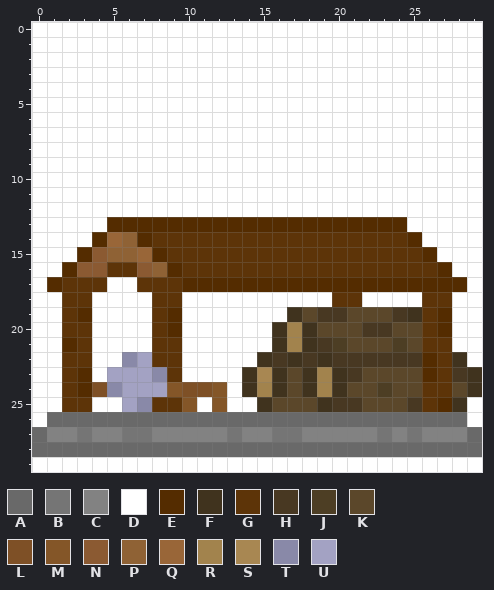
A pixel-art sprite gets an edit: assets/sawmill.png. Above, as it was before the edit.
The file is 30x30 pixels. Colours within 5 levels of each other are drawn and written as one.
Palette (. is transparent): A #696969  B #757575  C #828282  D #ffffff  E #542c00  F #40331e  G #5d3408  H #483822  J #4d3e24  K #5b472a  L #7e5026  M #845628  N #8b5a32  P #8f6235  Q #996638  R #a2834d  S #a88752  T #8989a8  U #a3a2c3
Pixels before, first column x 0:
 0 DDDDDDDDDDDDDDDDDDDDDDDDDDDDDD
 1 DDDDDDDDDDDDDDDDDDDDDDDDDDDDDD
 2 DDDDDDDDDDDDDDDDDDDDDDDDDDDDDD
 3 DDDDDDDDDDDDDDDDDDDDDDDDDDDDDD
 4 DDDDDDDDDDDDDDDDDDDDDDDDDDDDDD
 5 DDDDDDDDDDDDDDDDDDDDDDDDDDDDDD
 6 DDDDDDDDDDDDDDDDDDDDDDDDDDDDDD
 7 DDDDDDDDDDDDDDDDDDDDDDDDDDDDDD
 8 DDDDDDDDDDDDDDDDDDDDDDDDDDDDDD
 9 DDDDDDDDDDDDDDDDDDDDDDDDDDDDDD
10 DDDDDDDDDDDDDDDDDDDDDDDDDDDDDD
11 DDDDDDDDDDDDDDDDDDDDDDDDDDDDDD
12 DDDDDDDDDDDDDDDDDDDDDDDDDDDDDD
13 DDDDDEEEEEEEEEEEEEEEEEEEEDDDDD
14 DDDDEQPEGGGGGGGGGGGGGGGGGEDDDD
15 DDDENPPQEGGGGGGGGGGGGGGGGGEDDD
16 DDENNGGNPEGGGGGGGGGGGGGGGGGEDD
17 DEGGGDDGGGEEEEEEEEEEEEEEEEEEED
18 DDGGDDDDGGDDDDDDDDDDGGDDDDGGDD
19 DDGEDDDDGEDDDDDDDFKHHKKKHFGEDD
20 DDGGDDDDGEDDDDDDFRFKKKHHKKGEDD
21 DDEGDDDDGGDDDDDDFRFHJKKKJKGGDD
22 DDGGDDTUGGDDDDDFHFHFHHHHHHEGFD
23 DDGEDUUUTGDDDDFSFKFRFHKKKKEGHF
24 DDGELTUUUMLLMDFRFKFRFKKJKKGGKF
25 DDGGDDUTGGMDMDDFKKKFHHKKKHGEFD
26 DAAAAAAAAAAAAAAAAAAAAAAAAAAAAD
27 ACCBCCBBCCCCCBCCBBCCCCCBCBCCCA
28 AAAAAAAAAAAAAAAAAAAAAAAAAAAAAA
29 DDDDDDDDDDDDDDDDDDDDDDDDDDDDDD
The same view after the edit:
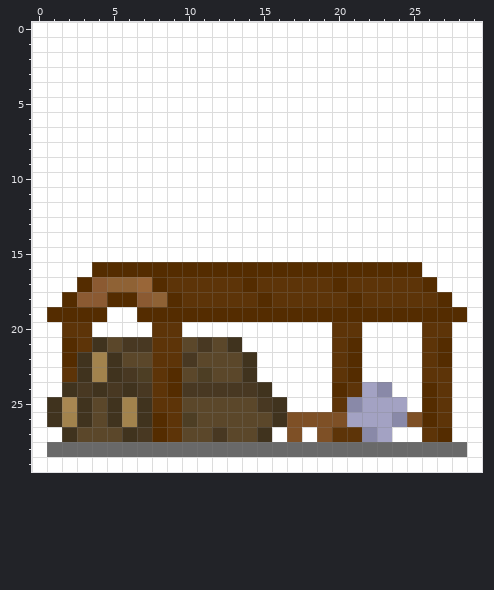
Difference:
Changed rows in their new state; - is an unchanged pixel.
first column x 0:
13 -----DDDDDDDDDDDDDDDDDDDD-----
14 ----DDDDDDDDDDDDDDDDDDDDDD----
15 ---DDDDDDDDDDDDDDDDDDDDDDDD---
16 --DDEEEEE-EEEEEEEEEEEEEEEEDD--
17 -DDENPPQE-GGGG-GGGGG-GGGGG-DD-
18 --ENNEENPEGGGGGEGGGG-EGGGG-E--
19 -EE-E--EE-EEEEEEEEEEEEEEEEE-E-
20 ---------G------DDDDGGDDDD-G--
21 ----FKHH--KHKF--DDDDGEDDDD-E--
22 --EFRFKK--HKKKFDDDDDGEDDDDGED-
23 ---FRFHJGEKJKK-DDDDDGEDDDDG-DD
24 --FHFHFHGEHHHHHFDDDDEGUTDDE-DD
25 -FSFKFRF--KKKKKHFDDDGTUUUDEGD-
26 -FRFKFRFEGJKKKKKFLLLLUUUTLEGD-
27 DDFKKKFHEGKKHKKFDLDLGGTUDDGEDD
28 D----------------------------D
